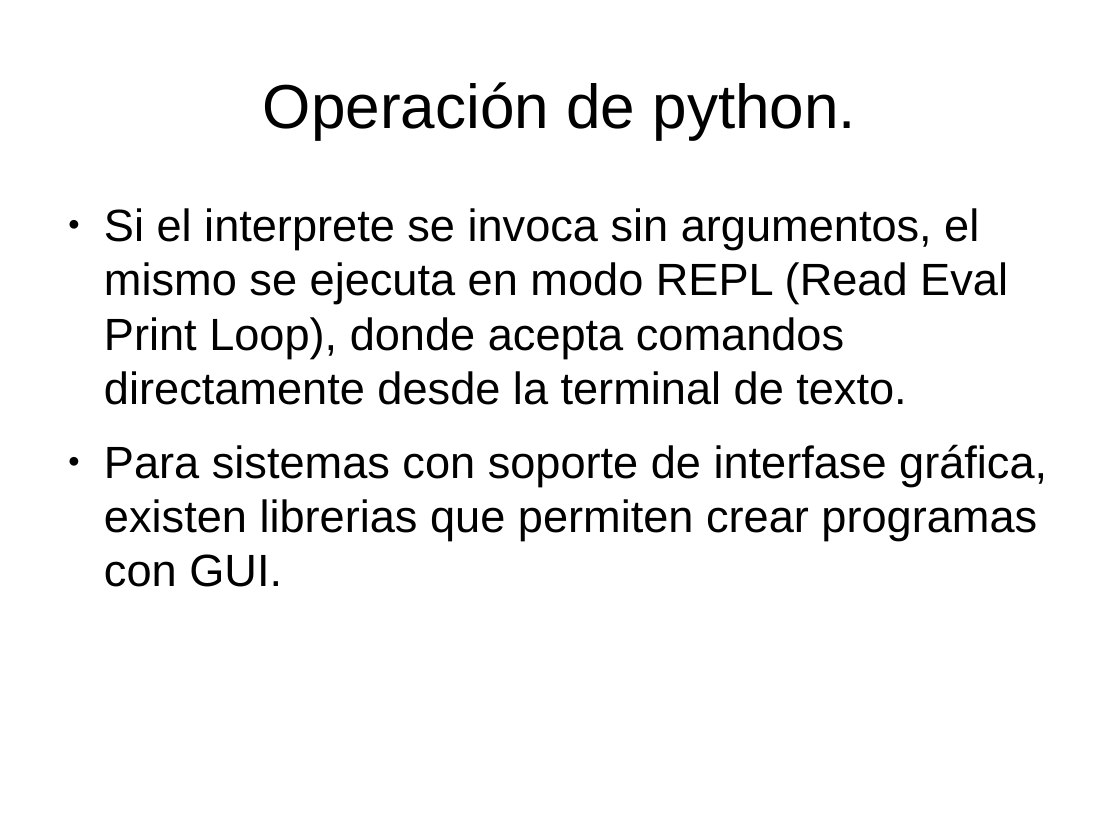
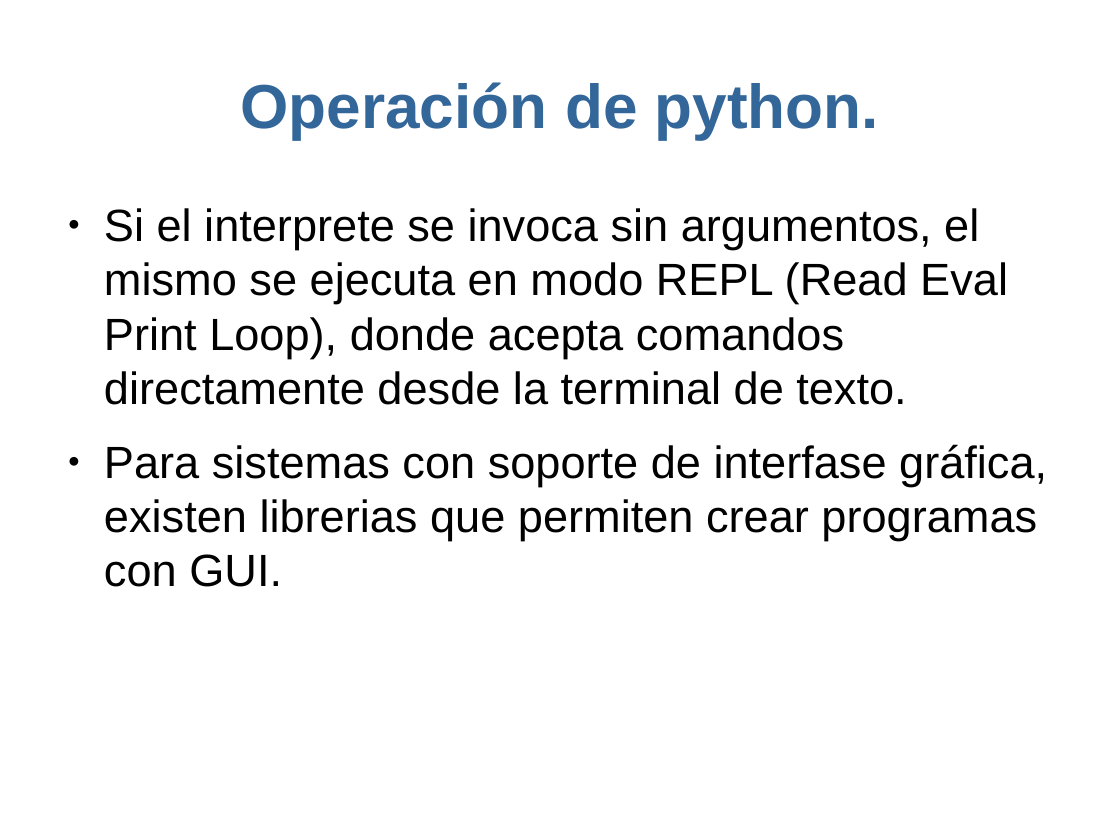
Before and after one commit to joksan/Presentaciones, a slide deck: slide 13 of Breve introduccion a Python/Breve introduccion a Python.odp (slide 8 before the commit). Drawn at 1120x840 pixels with LibreOffice and Linux fonts; fonts in the diff are those of the drawing. Boxes give left, top, right and bottom in pixels: in the first picture for what was removed or moved away, otherwise in the second. Text is boxed around its words. In the diff, an @@ line names an element or a change of style, - is before the commit and + after.

Commit message:
cambios de detalles a presentacion de python.

```diff
--- a/Breve introduccion a Python/Breve introduccion a Python.odp
+++ b/Breve introduccion a Python/Breve introduccion a Python.odp
@@ title "Operación de python." at [241, 82, 879, 139]: text colour #000000 to #336699, bold on @@
```
Also in this commit, not shown: 16 other slides changed, 6 slides added, 1 slide removed.
